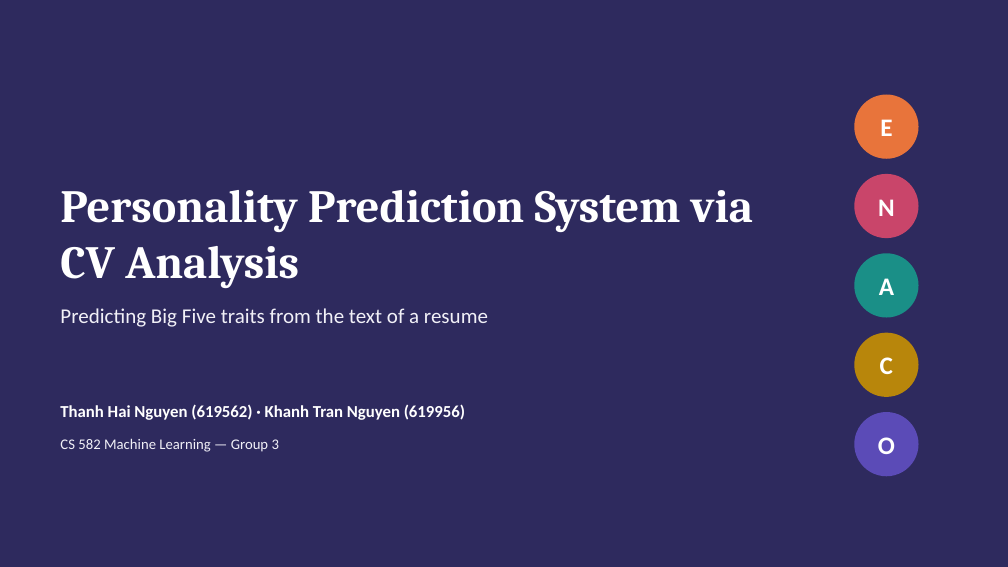
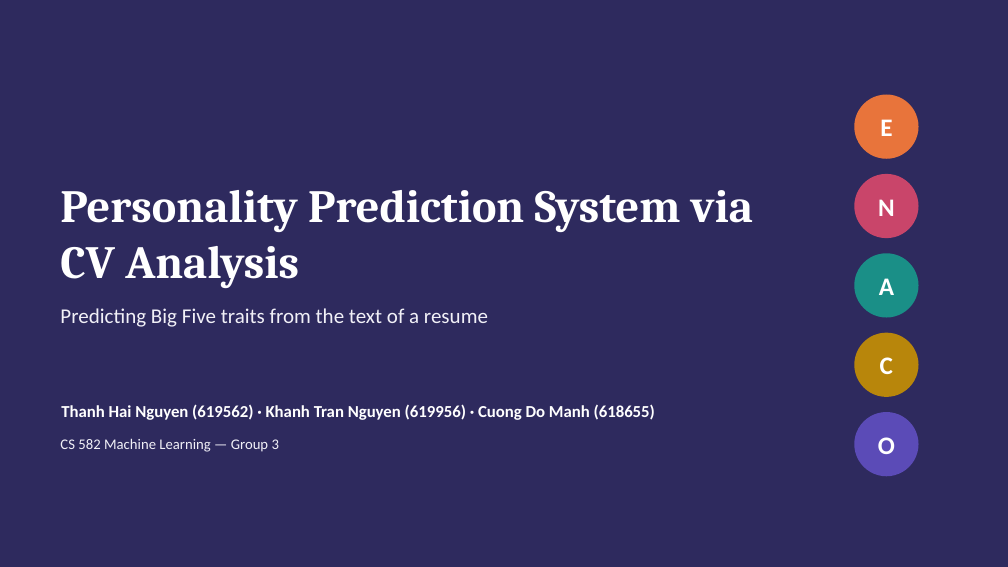
Before and after one commit to nguyenhaia8/DE_ML, a slide deck: slide 1 of Personality_Prediction_CV_Analysis.pptx. Drawn at 1008x567 pixels with LibreOffice and Linux fonts; fonts in the diff are those of the drawing. Boxes give left, top, right and bottom in pixels: in the first picture for what was removed or moved away, otherwise in the second. Text is boxed around its words. In the diff, an @@ line names an element or a change of style, - is before the commit and + after.

```diff
--- a/Personality_Prediction_CV_Analysis.pptx
+++ b/Personality_Prediction_CV_Analysis.pptx
@@ text at bbox=[61, 404, 655, 420]: text changed @@
-Thanh Hai Nguyen (619562) · Khanh Tran Nguyen (619956)
+Thanh Hai Nguyen (619562) · Khanh Tran Nguyen (619956) · Cuong Do Manh (618655)
```
Also in this commit, not shown: 1 other file.
